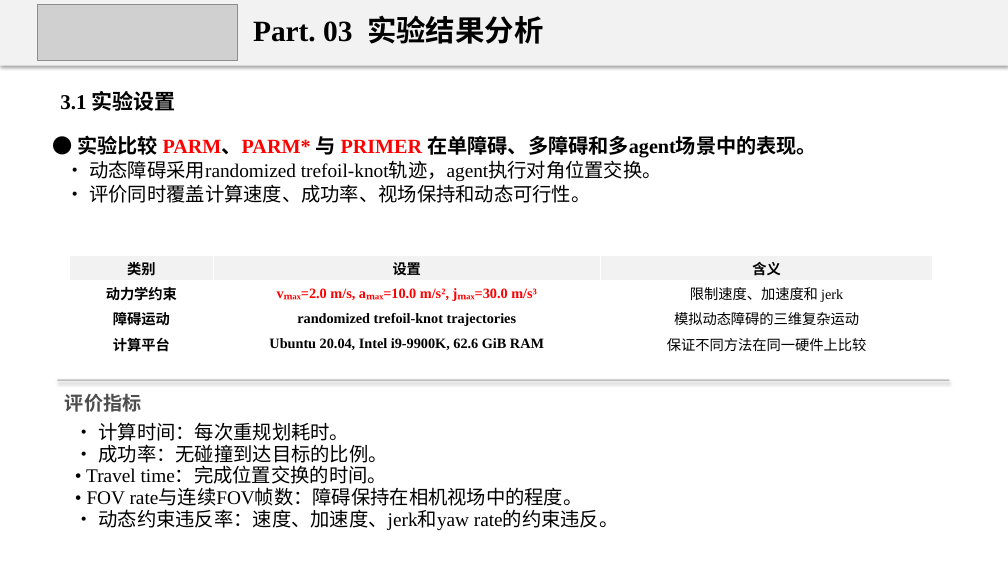
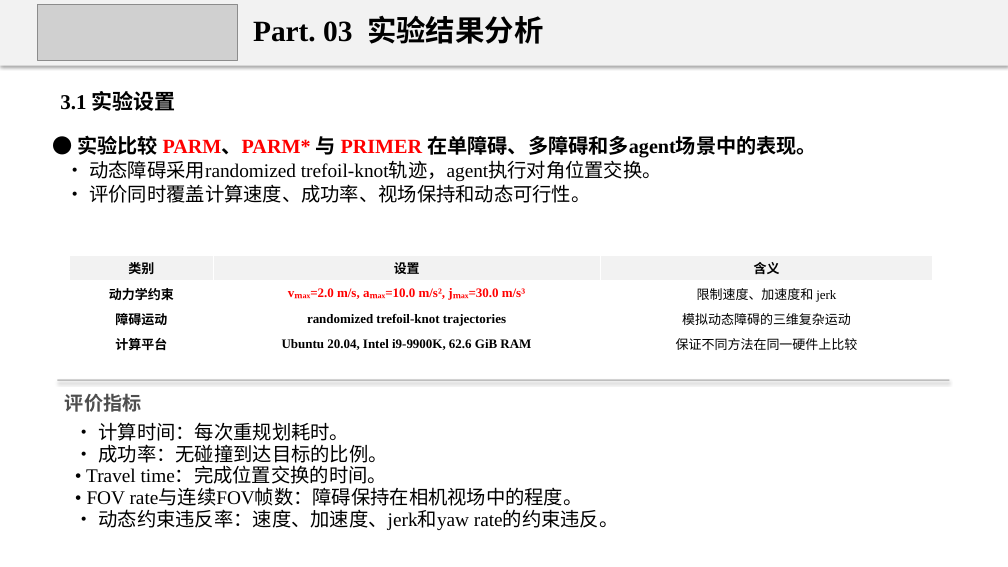
Before and after one commit to 18-cuixu/paper2ppt, a slide deck: slide 12 of skills/uav-paper-report/assets/examples/uav-primer-regression-report.pptx. Drawn at 1008x567 pixels with LibreOffice and Linux fonts; fonts in the diff are those of the drawing; grey boxes stand for pictures. Boxes give left, top, right and bottom in pixels: in the first picture for what was removed or moved away, otherwise in the second. Text is boxed around its words. In the diff, an @@ line names an element or a change of style, - is before the commit and + after.

```diff
--- a/skills/uav-paper-report/assets/examples/uav-primer-regression-report.pptx
+++ b/skills/uav-paper-report/assets/examples/uav-primer-regression-report.pptx
@@ table at bbox=[70, 256, 933, 357] @@
@@ size 13.6 to 12.4 pt @@
```
Also in this commit, not shown: 4 other slides changed, 16 other files.
